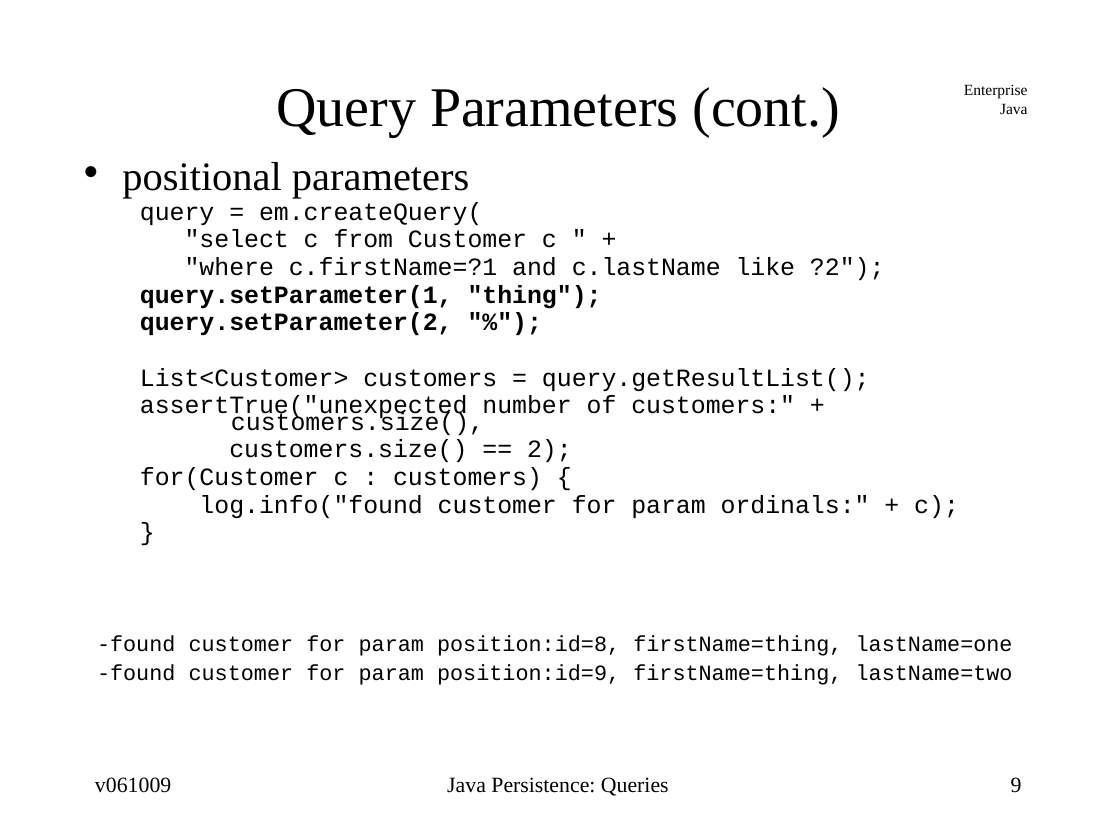
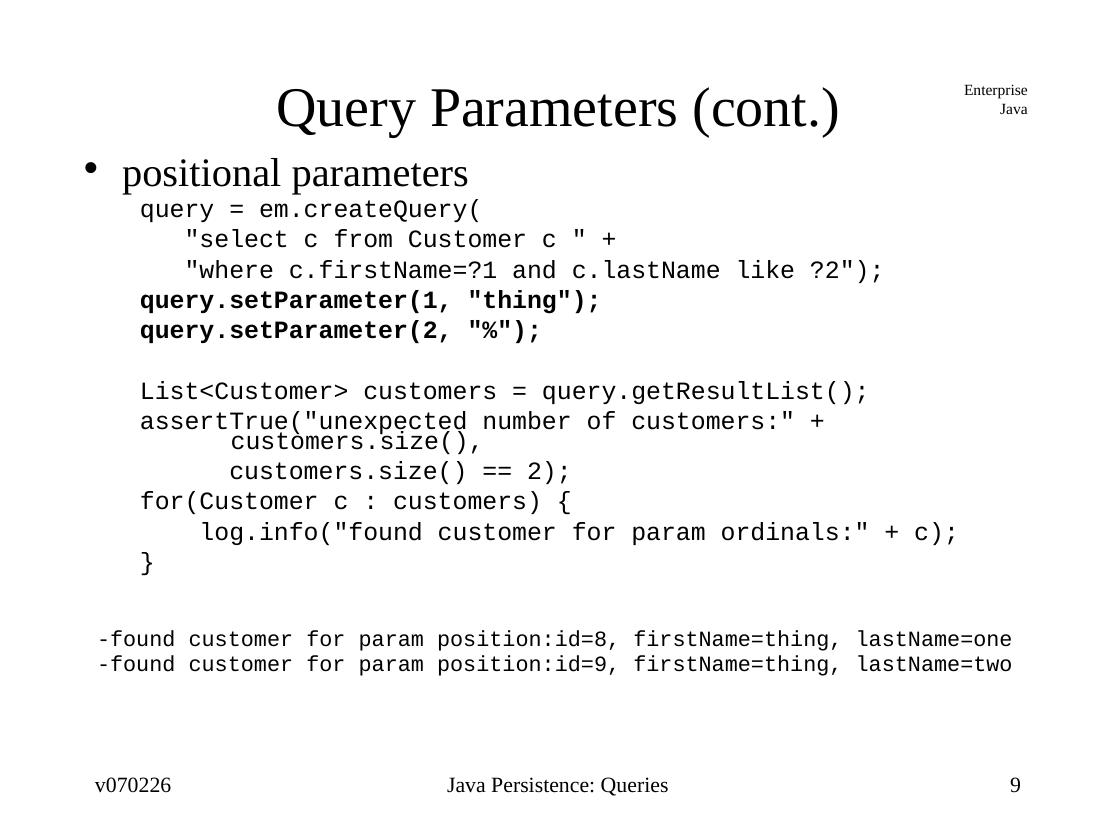
Before and after one commit to jcstaff/ejava-javaee, a slide deck: slide 9 of ormEJBQL/src/site/resources/lectures/ormEJBQL.ppt. Drawn at 1120x840 pixels with LibreOffice and Linux fonts; fonts in the diff are those of the drawing. Boxes give left, top, right and bottom in pixels: in the first picture for what was removed or moved away, otherwise in the second. Text is boxed around its words. In the diff, an @@ line names an element or a change of style, - is before the commit and + after.

```diff
--- a/ormEJBQL/src/site/resources/lectures/ormEJBQL.ppt
+++ b/ormEJBQL/src/site/resources/lectures/ormEJBQL.ppt
@@ text "positional parameters" at <box>97,158,1013,676</box>: line spacing 0.58 to 0.48; line spacing 0.56 to 0.65; line spacing 0.6 to 0.5 @@
@@ text at <box>95,777,171,793</box>: text changed @@
-v061009
+v070226
```
Also in this commit, not shown: 31 other slides changed, 6 other files.
